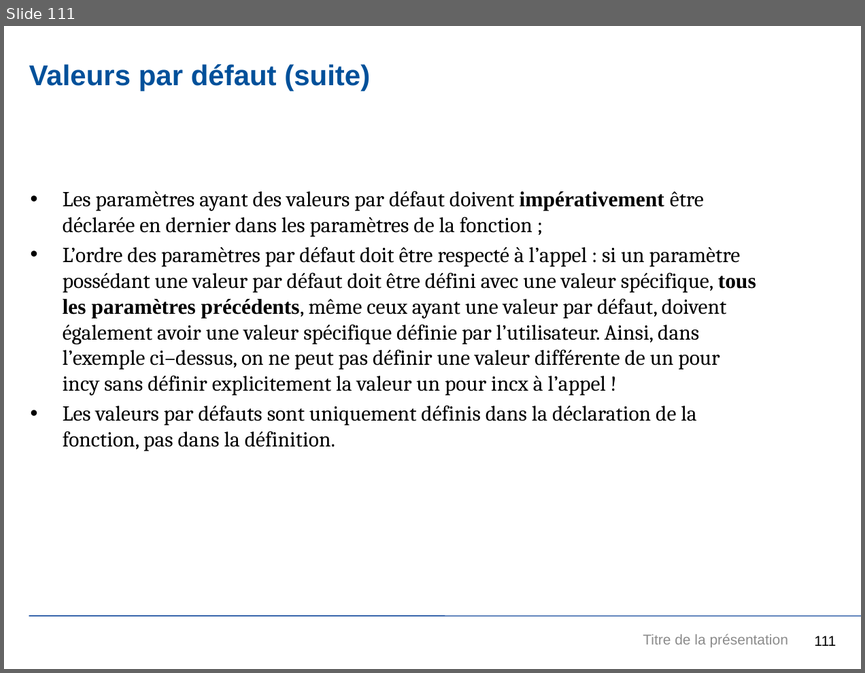
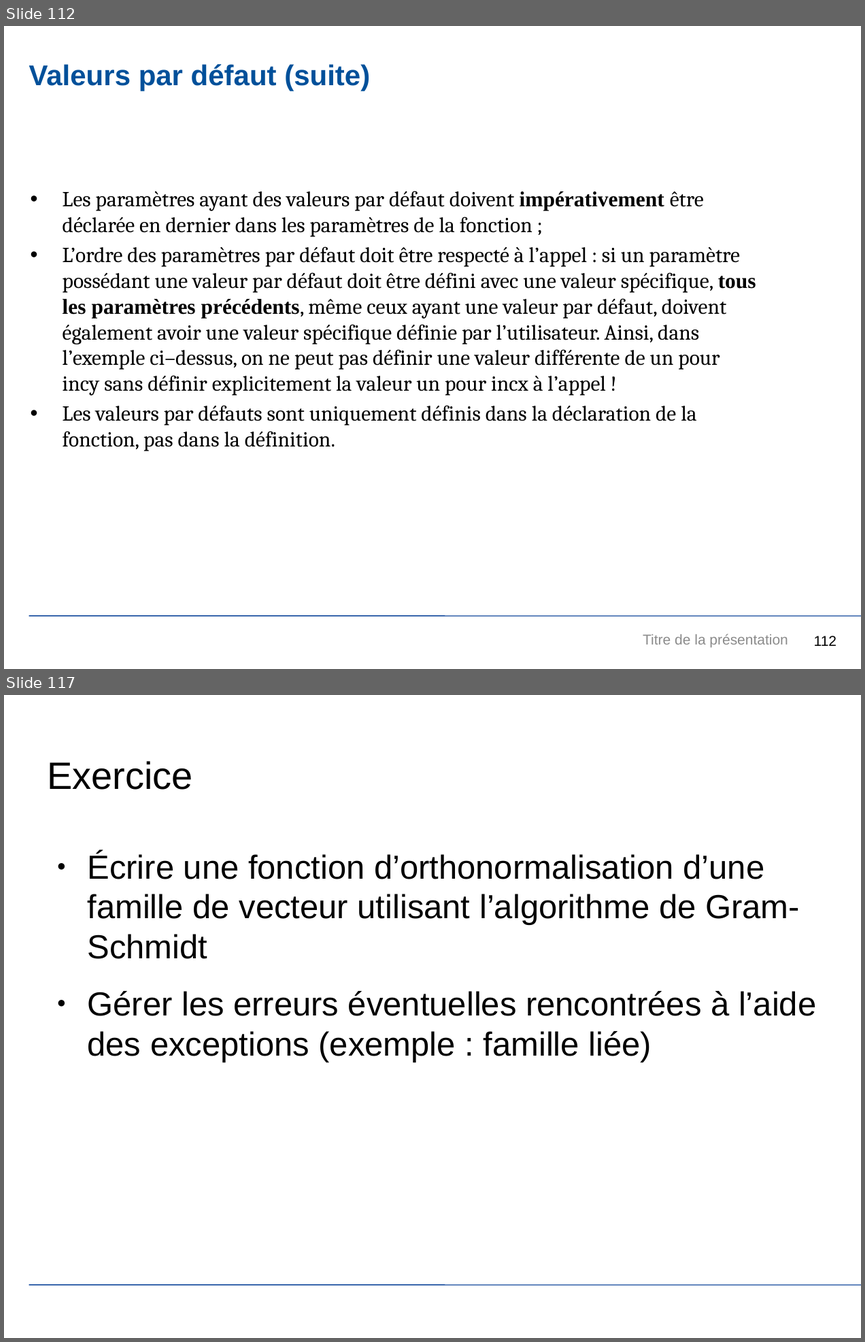
Before and after one commit to JuvignyEnsta/C-2020, a slide deck: Transparents/InitiationCpp.pptx. Shown one above the other, each under a label of ours: slide 111 before the commit, slides 112 and 117 after it; the slides between them are not shown. The pictures are 865x673 and 865x1342 pixels, drawn with LibreOffice and Linux fonts; fonts in the diff are those of the drawing; background and template pictures are left out. Boxes give left, top, right and bottom in pixels: in the first picture for what was removed or moved away, otherwise in the second. Text is boxed around its words. In the diff, an @@ line names an element or a change of style, - is before the commit and + after.

Commit message:
Màj fonctions

```diff
--- a/Transparents/InitiationCpp.pptx
+++ b/Transparents/InitiationCpp.pptx
@@ slide 117 added at box(4, 695, 861, 1338), background #FFFFFF; not listed: 1 template element that a slide beside it also shows @@
@@ text added at box(47, 761, 193, 790), 32 pt, text #000000 @@
+Exercice
@@ text added at box(88, 852, 816, 1062), 28 pt, text #000000 @@
+● Écrire une fonction d’orthonormalisation d’une famille de vecteur utilisant l’algorithme de Gram-Schmidt
+● Gérer les erreurs éventuelles rencontrées à l’aide des exceptions (exemple : famille liée)
@@ what was slide 111 is now slide 112 @@
@@ page number at box(814, 635, 836, 645): text changed @@
-111
+112
```
Also in this commit, not shown: 108 other slides changed, 7 other slides added, 2 slides removed, 3 other files.
